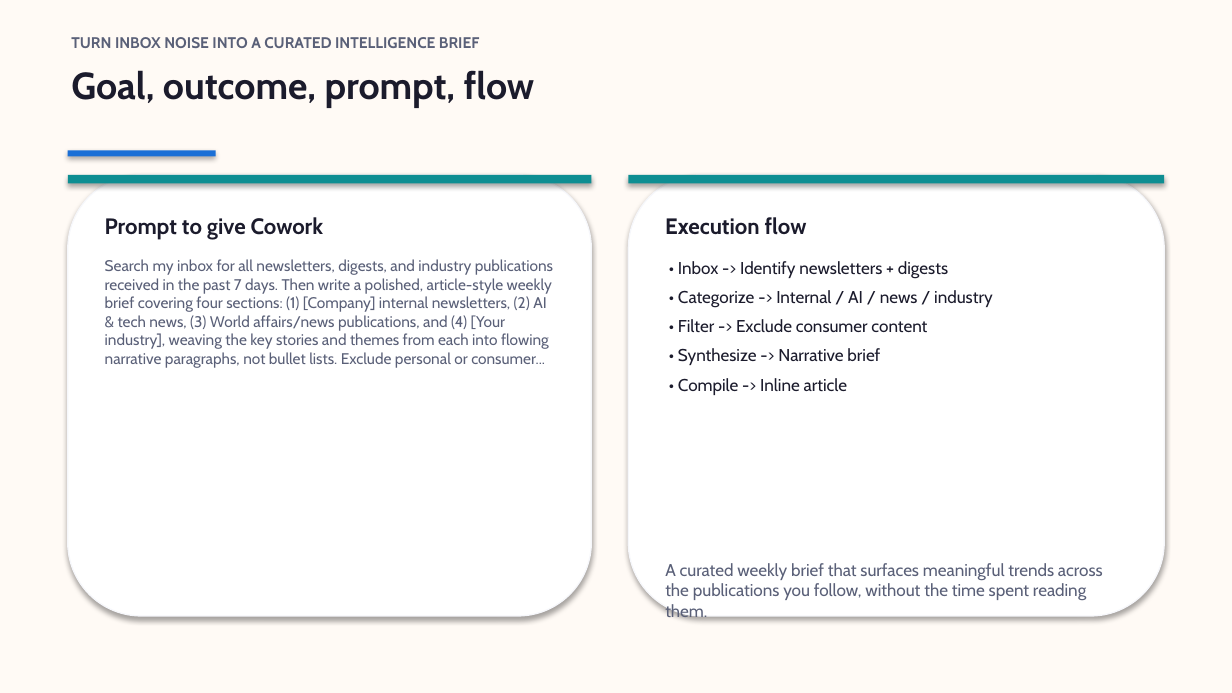
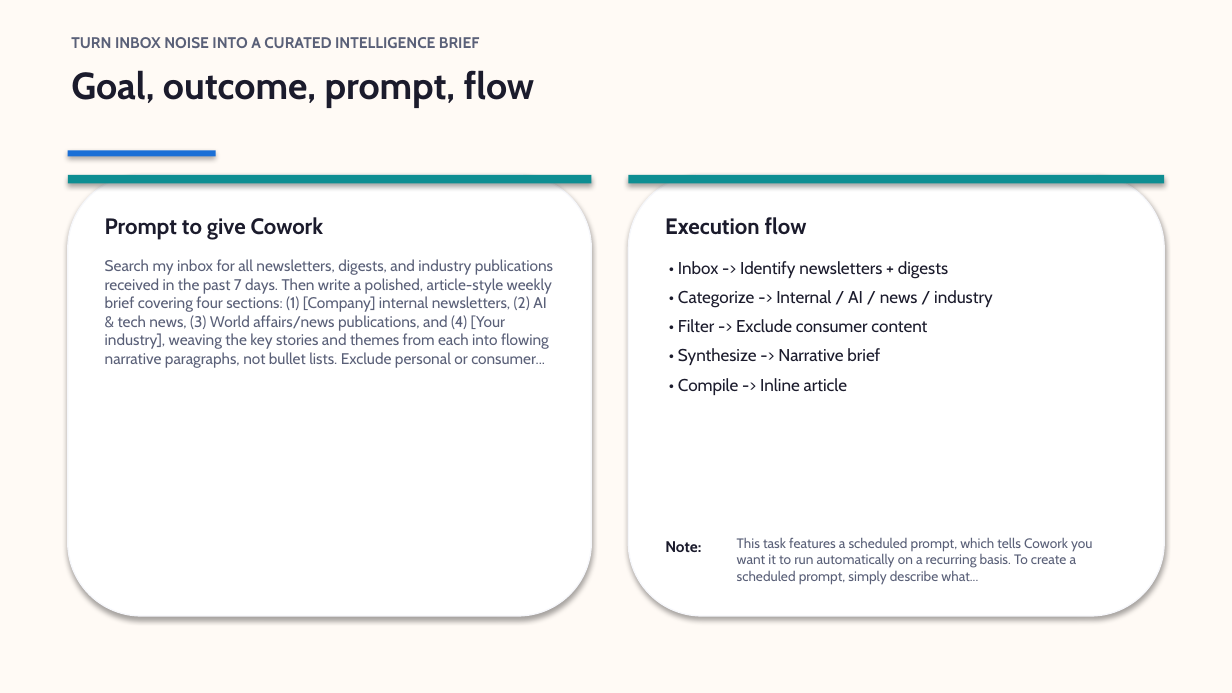
Before and after one commit to steffiyappy/copilot-what-to-use-when, a slide deck: slide 17 of slides/business-lite.pptx. Drawn at 1232x693 pixels with LibreOffice and Linux fonts; fonts in the diff are those of the drawing. Boxes give left, top, right and bottom in pixels: in the first picture for what was removed or moved away, otherwise in the second. Text is boxed around its words. In the diff, an @@ line names an element or a change of style, - is before the commit and + after.

```diff
--- a/slides/business-lite.pptx
+++ b/slides/business-lite.pptx
@@ text added at [737,537,1093,585], 8 pt, text #5A6078 @@
+This task features a scheduled prompt, which tells Cowork you want it to run automatically on a recurring basis. To create a scheduled prompt, simply describe what...
@@ text removed at [665,563,1103,600] @@
-A curated weekly brief that surfaces meaningful trends across the publications you follow, without the time spent reading them.
@@ text added at [665,541,701,552], 9 pt, text #1B1B2C, bold @@
+Note:
```
Also in this commit, not shown: 1 other slide changed, 8 other files.
